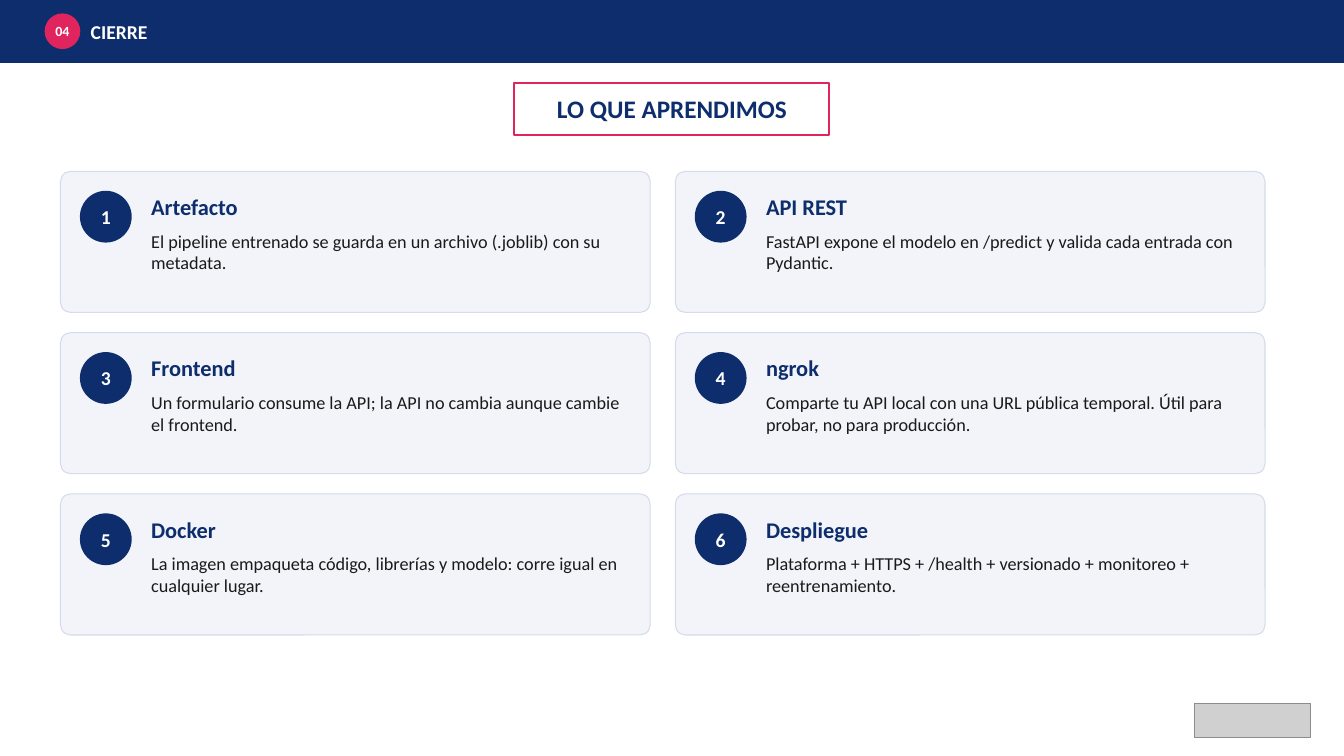
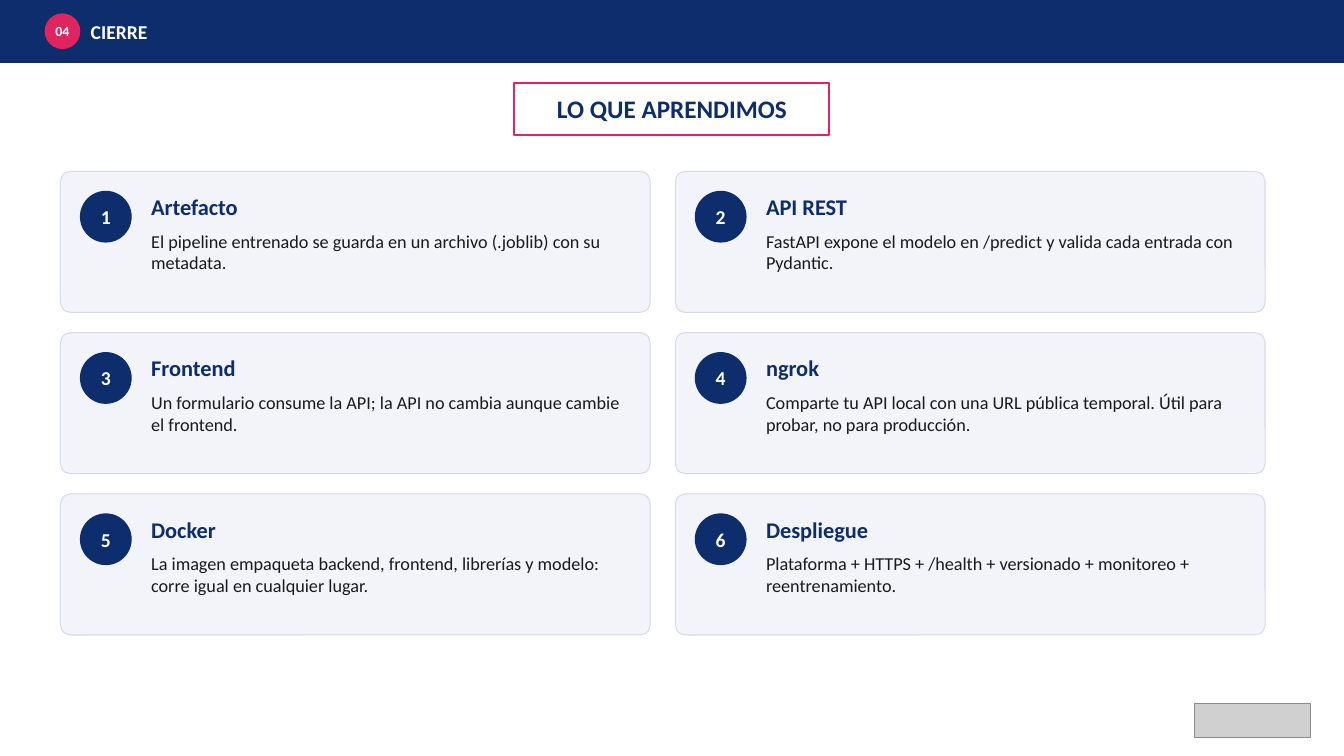
Before and after one commit to jeanpier22/Diseno-de-Soluciones-de-Inteligencia-Artificial, a slide deck: slide 16 of Sesion6_Del_Modelo_a_la_API.pptx. Drawn at 1344x756 pixels with LibreOffice and Linux fonts; fonts in the diff are those of the drawing; grey boxes stand for pictures. Boxes give left, top, right and bottom in pixels: in the first picture for what was removed or moved away, otherwise in the second. Text is boxed around its words. In the diff, an @@ line names an element or a change of style, - is before the commit and + after.

```diff
--- a/Sesion6_Del_Modelo_a_la_API.pptx
+++ b/Sesion6_Del_Modelo_a_la_API.pptx
@@ text at <box>151,557,599,595</box>: text changed @@
-La imagen empaqueta código, librerías y modelo: corre igual en cualquier lugar.
+La imagen empaqueta backend, frontend, librerías y modelo: corre igual en cualquier lugar.
```
Also in this commit, not shown: 5 other slides changed, 4 other files.
